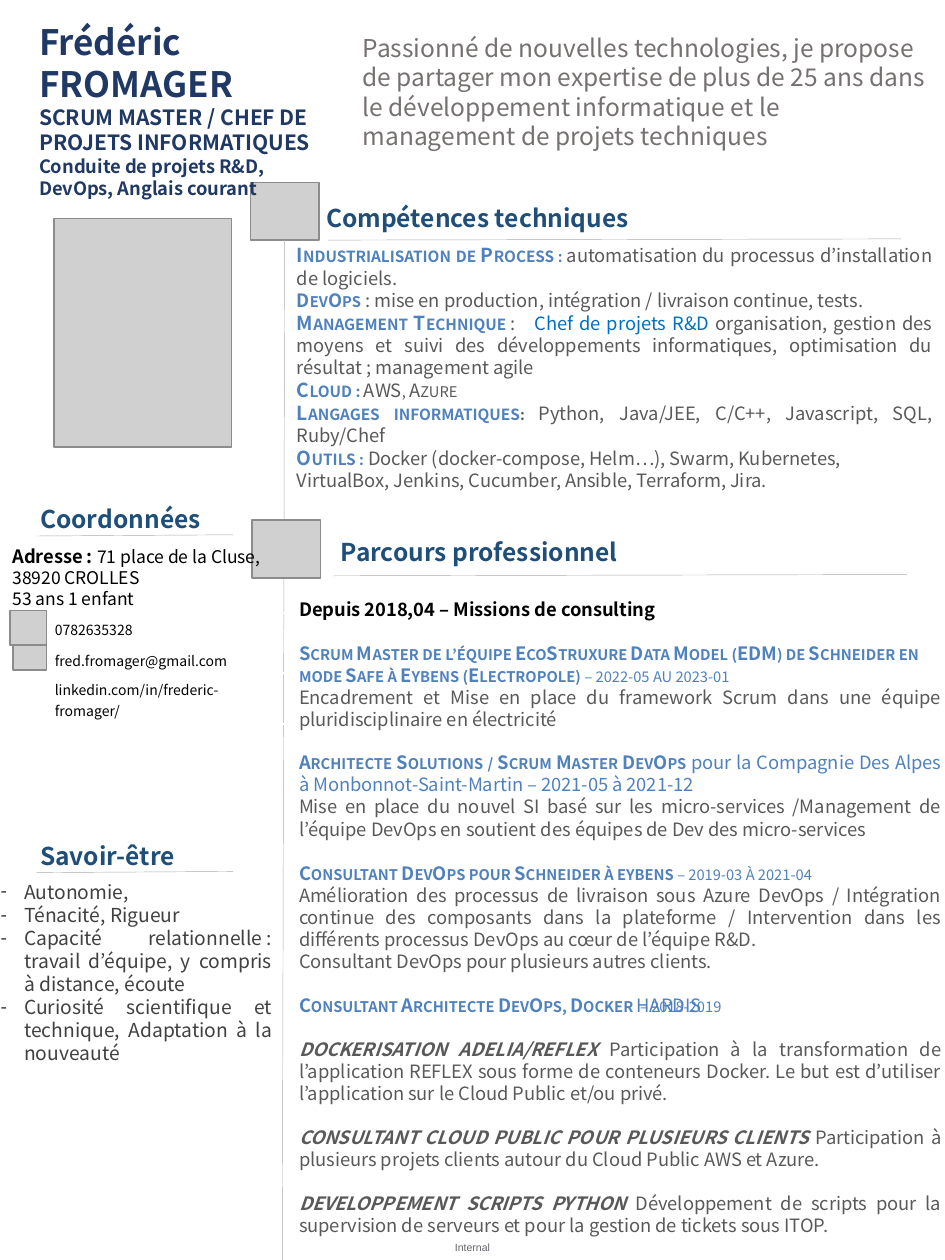
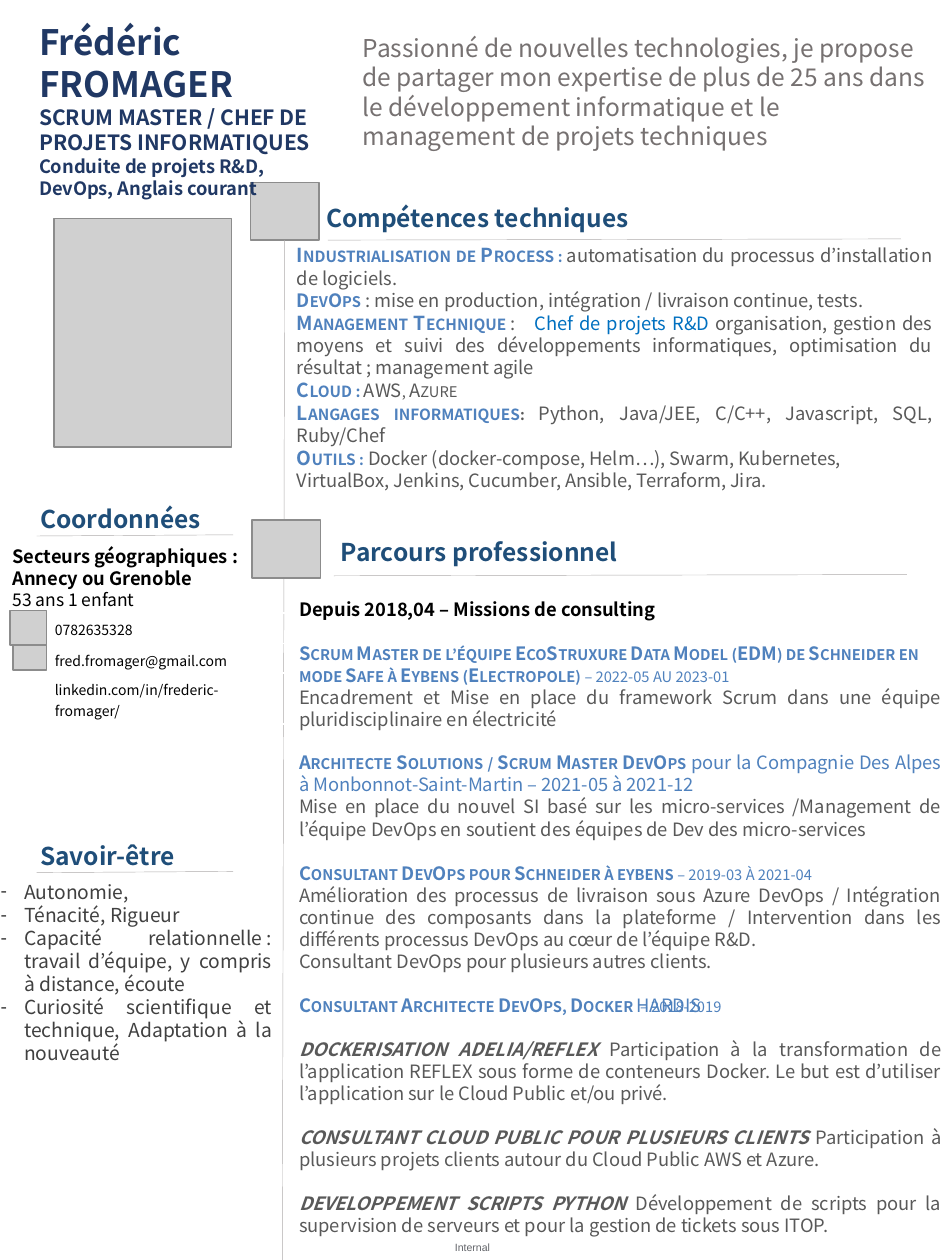
Before and after one commit to Solifred38/cv, a slide deck: slide 1 of CV_FFROMAGER.pptx. Drawn at 945x1260 pixels with LibreOffice and Linux fonts; fonts in the diff are those of the drawing; grey boxes stand for pictures; background and template pictures are left out. Boxes give left, top, right and bottom in pixels: in the first picture for what was removed or moved away, otherwise in the second. Text is boxed around its words. In the diff, an @@ line names an element or a change of style, - is before the commit and + after.

```diff
--- a/CV_FFROMAGER.pptx
+++ b/CV_FFROMAGER.pptx
@@ text at box(12, 546, 228, 589): text changed; size 10 to 10.5 pt; bold on @@
-Adresse : 71 place de la Cluse, 38920 CROLLES
+Secteurs géographiques :
+Annecy ou Grenoble
```
Also in this commit, not shown: 1 other slide changed, 1 other file.
